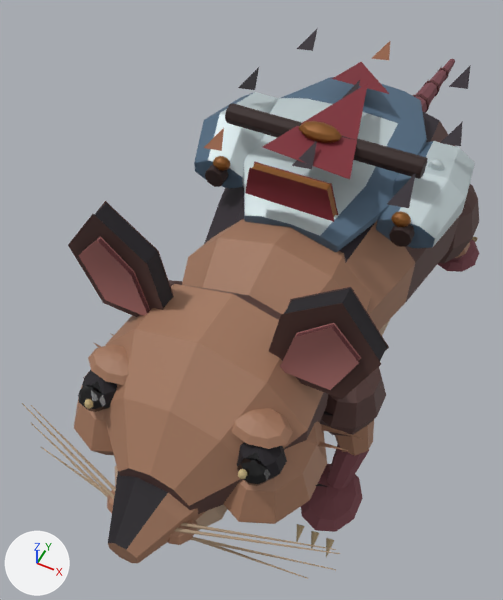
The Blender file beta/art/rat/rat.blend as it was, and as the next commit left it.
Before and after are seen from a 50 mm camera at (0.46, -1.32, 1.67) aimed at (-0.15, -0.11, 0.16). Lighting does not change. The marker at lower left points along +X, +Y and +Z. The first picture is the older version.

Names of what the first picture shows: 'Small rat • fully weighted skin'.
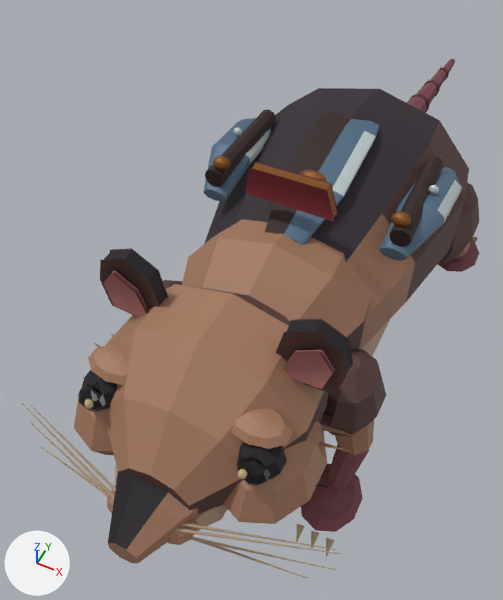
What differs and where, as boxes [x1, y1, x2, y2] in the pictures (503 x 600 px; the box of a moved part takes in the faces that stretch with it):
'Small rat • fully weighted skin', reshaped: before [22, 28, 479, 579]; after [22, 59, 479, 579]
part 1 of me_broad_pear_shaped_body, moved or reshaped: before [78, 236, 150, 316]; after [103, 270, 149, 317]
part 2 of me_broad_pear_shaped_body, moved or reshaped: before [280, 323, 361, 390]; after [283, 350, 335, 389]
part 3 of me_broad_pear_shaped_body, added: after [233, 127, 242, 136]
part 4 of me_broad_pear_shaped_body, added: after [429, 185, 439, 194]
part 5 of me_broad_pear_shaped_body, rebuilt (36% narrower, 31% shorter): before [269, 287, 389, 399]; after [276, 318, 353, 395]
part 6 of me_broad_pear_shaped_body, rebuilt (36% narrower, 41% shorter): before [68, 201, 174, 317]; after [100, 248, 168, 316]
part 7 of me_broad_pear_shaped_body, added: after [300, 170, 327, 182]
part 8 of me_broad_pear_shaped_body, added: after [204, 118, 271, 202]
part 9 of me_broad_pear_shaped_body, added: after [380, 167, 462, 261]
part 10 of me_broad_pear_shaped_body, added: after [265, 112, 380, 245]
part 11 of me_broad_pear_shaped_body, deleted: before [204, 28, 471, 208]
part 12 of me_broad_pear_shaped_body, cut back: before [194, 77, 475, 252]

Patch to the scene script:
```diff
--- a/beta/art/rat/rat.blend.py
+++ b/beta/art/rat/rat.blend.py
@@ me_broad_pear_shaped_body @@
-me_broad_pear_shaped_body.from_pydata(...)  # 6277 vertices, 5557 faces; spans x -0.39..0.39, y -0.95..1.5, z 0.01..0.8
+me_broad_pear_shaped_body.from_pydata(...)  # 6014 vertices, 5308 faces; spans x -0.39..0.39, y -0.95..1.5, z 0.01..0.72
+# me_broad_pear_shaped_body part 1: the loose piece of 70 vertices spanning x -0.3..-0.15, y -0.58..-0.57, z 0.57..0.75 is scaled about its middle by (0.708, 0.783, 0.587), then moved by (0.02, 0.0, -0.05)
+# me_broad_pear_shaped_body part 2: the loose piece of 70 vertices spanning x 0.15..0.3, y -0.58..-0.57, z 0.57..0.75 is scaled about its middle by (0.708, 0.783, 0.587), then moved by (-0.02, 0.0, -0.05)
+# me_broad_pear_shaped_body part 3: the loose piece of 290 vertices spanning x -0.25..-0.21, y -0.12..-0.09, z 0.6..0.63 is copied, and the copy is scaled about its middle by (0.544, 0.528, 0.73), then moved by (-0.03, 0.15, -0.01), in mat_guardian_silver_scavenger_facets (light grey #c2cfd1); it spans x -0.28..-0.25, y 0.04..0.05, z 0.59..0.61
+# me_broad_pear_shaped_body part 4: the loose piece of 290 vertices spanning x 0.21..0.25, y -0.12..-0.09, z 0.6..0.63 is copied, and the copy is scaled about its middle by (0.544, 0.528, 0.73), then moved by (0.03, 0.15, -0.01), in mat_guardian_silver_scavenger_facets (light grey #c2cfd1); it spans x 0.25..0.28, y 0.04..0.05, z 0.59..0.61
+# me_broad_pear_shaped_body part 5: the loose piece of 70 vertices spanning x 0.11..0.34, y -0.56..-0.52, z 0.53..0.8 is rebuilt with 84 vertices and now spans x 0.12..0.28, y -0.56..-0.53, z 0.52..0.7
+# me_broad_pear_shaped_body part 6: the loose piece of 70 vertices spanning x -0.34..-0.11, y -0.56..-0.52, z 0.53..0.8 is rebuilt with 84 vertices and now spans x -0.28..-0.12, y -0.56..-0.53, z 0.52..0.7
+# me_broad_pear_shaped_body part 7: a new loose piece of 190 vertices spanning x -0.03..0.03, y -0.09..-0.06, z 0.62..0.65, in mat_found_dungeon_brass (brown #87541f)
+# me_broad_pear_shaped_body part 8: a new loose piece of 177 vertices spanning x -0.32..-0.2, y -0.14..0.24, z 0.51..0.6
+# me_broad_pear_shaped_body part 9: a new loose piece of 177 vertices spanning x 0.2..0.32, y -0.14..0.24, z 0.51..0.6
+# me_broad_pear_shaped_body part 10: a new loose piece of 128 vertices spanning x -0.08..0.08, y -0.24..0.32, z 0.55..0.65
+# me_broad_pear_shaped_body part 11: 15 loose pieces with 987 vertices, spanning x -0.29..0.29, y -0.16..0.42, z 0.64..0.76, are deleted
+# me_broad_pear_shaped_body part 12: 2 vertices moved within x -0.22..0.22, y -0.1, z 0.6; 556 vertices removed from x -0.34..0.34, y -0.2..0.35, z 0.52..0.68
+# other edits to the shape of me_broad_pear_shaped_body do not show in these pictures
 me_broad_pear_shaped_body.materials.append(mat_warm_dark_umber_fur)
@@ me_broad_pear_shaped_body @@
 me_broad_pear_shaped_body.materials.append(mat_hard_ivory_claws)
-me_broad_pear_shaped_body.materials.append(mat_sparse_warm_guard_hairs)  # brown #945d3d
 me_broad_pear_shaped_body.materials.append(mat_tail_joint_dark_folds)
```
